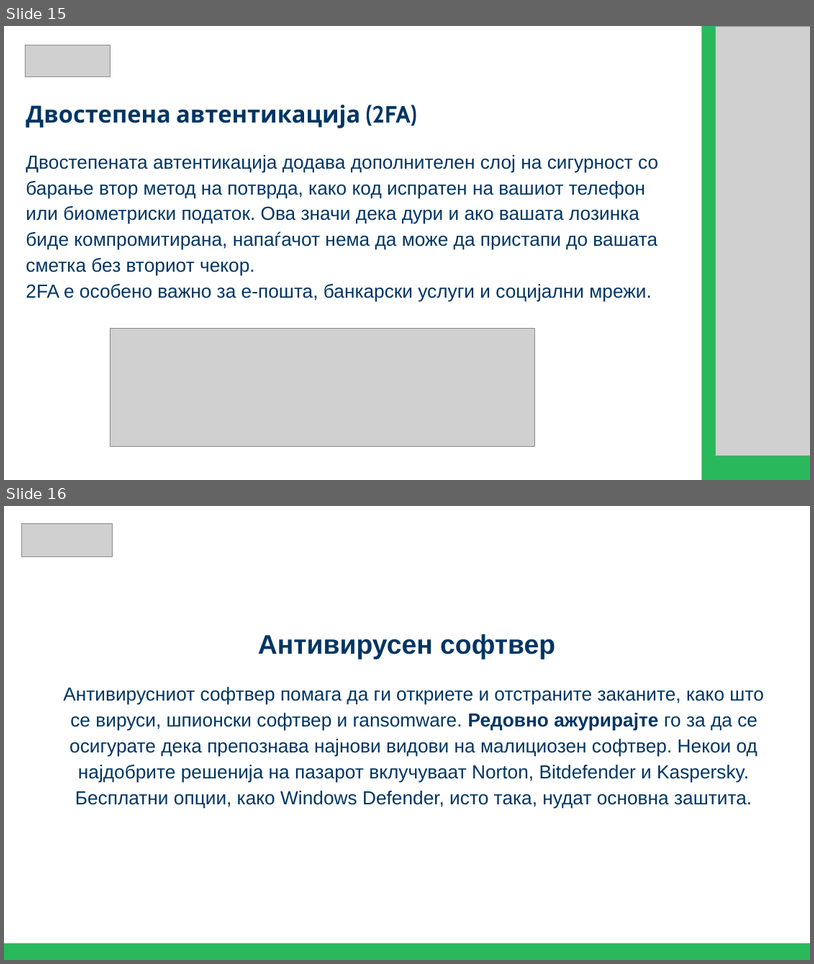
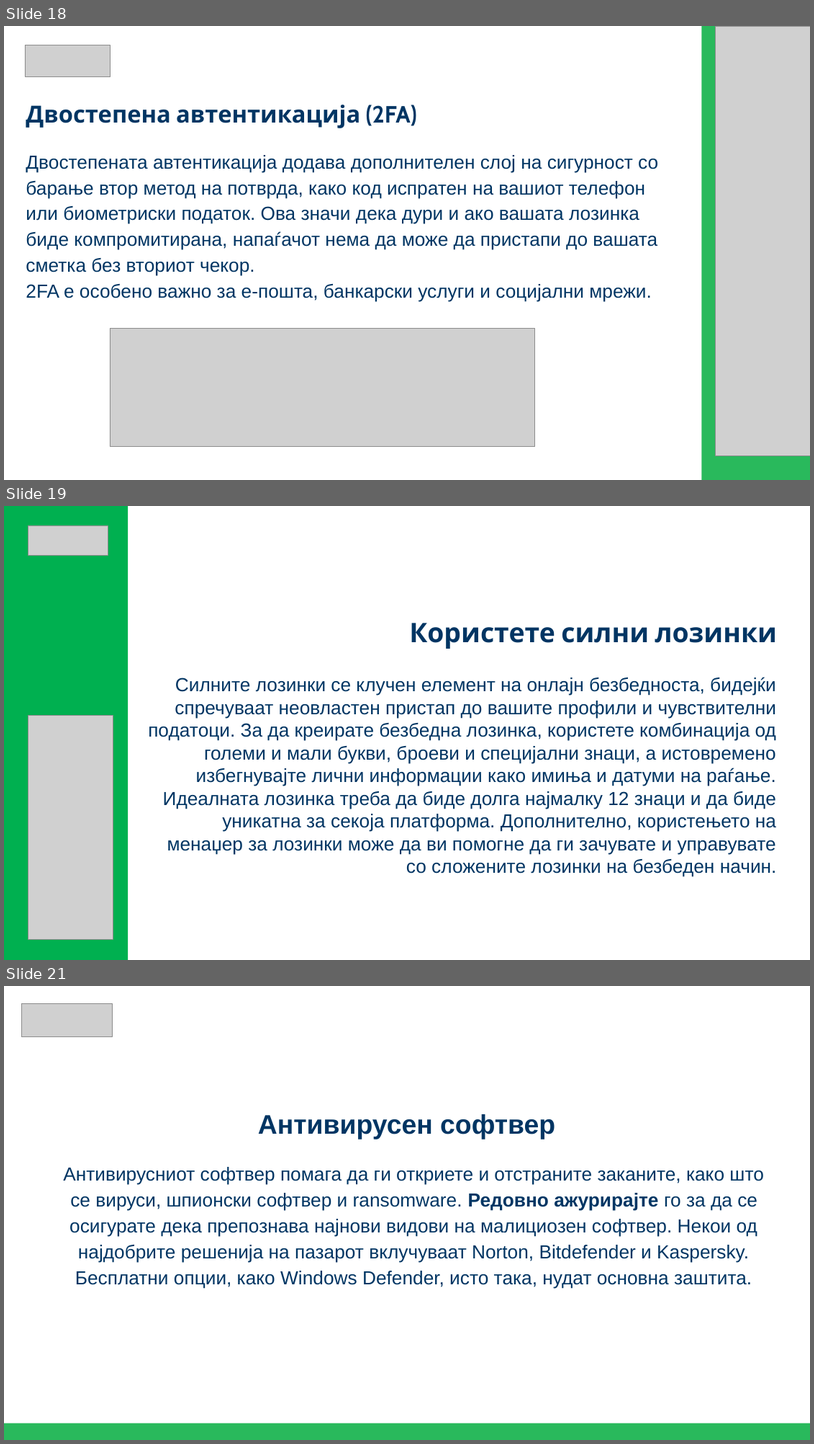
Before and after one commit to Berat02xz/FINKI-Academic-Journey, a slide deck: TP - Team Project/MKSafeNet Presentations/MKSafeNet_YoungAdultsPresentation.pptx. Shown one above the other, each under a label of ours: slides 15 and 16 before the commit, slides 18, 19 and 21 after it; the slides between them are not shown. The pictures are 814x964 and 814x1444 pixels, drawn with LibreOffice and Linux fonts; fonts in the diff are those of the drawing; grey boxes stand for pictures. Boxes give left, top, right and bottom in pixels: in the first picture for what was removed or moved away, otherwise in the second. Text is boxed around its words. In the diff, an @@ line names an element or a change of style, - is before the commit and + after.

```diff
--- a/TP - Team Project/MKSafeNet Presentations/MKSafeNet_YoungAdultsPresentation.pptx
+++ b/TP - Team Project/MKSafeNet Presentations/MKSafeNet_YoungAdultsPresentation.pptx
@@ slide 19 added at <box>4,506,810,960</box>, background #FFFFFF @@
@@ rectangle added at <box>4,506,128,960</box>, fill #00B050 @@
@@ picture added at <box>28,525,108,555</box> @@
@@ title added at <box>409,623,778,649</box>, 32 pt, text #003563, bold @@
+Користете силни лозинки
@@ text added at <box>148,677,777,877</box>, 22.5 pt, text #003563 @@
+Силните лозинки се клучен елемент на онлајн безбедноста, бидејќи спречуваат неовластен пристап до вашите профили и чувствителни податоци. За да креирате безбедна лозинка, користете комбинација од големи и мали букви, броеви и специјални знаци, а истовремено избегнувајте лични информации како имиња и датуми на раѓање. Идеалната лозинка треба да биде долга најмалку 12 знаци и да биде уникатна за секоја платформа. Дополнително, користењето на менаџер за лозинки може да ви помогне да ги зачувате и управувате со сложените лозинки на безбеден начин.
@@ picture added at <box>28,716,113,939</box> @@
@@ what was slide 15 is now slide 18 @@
@@ what was slide 16 is now slide 21 @@
```
Also in this commit, not shown: 10 slides changed, 7 other slides added, 2 other files.
